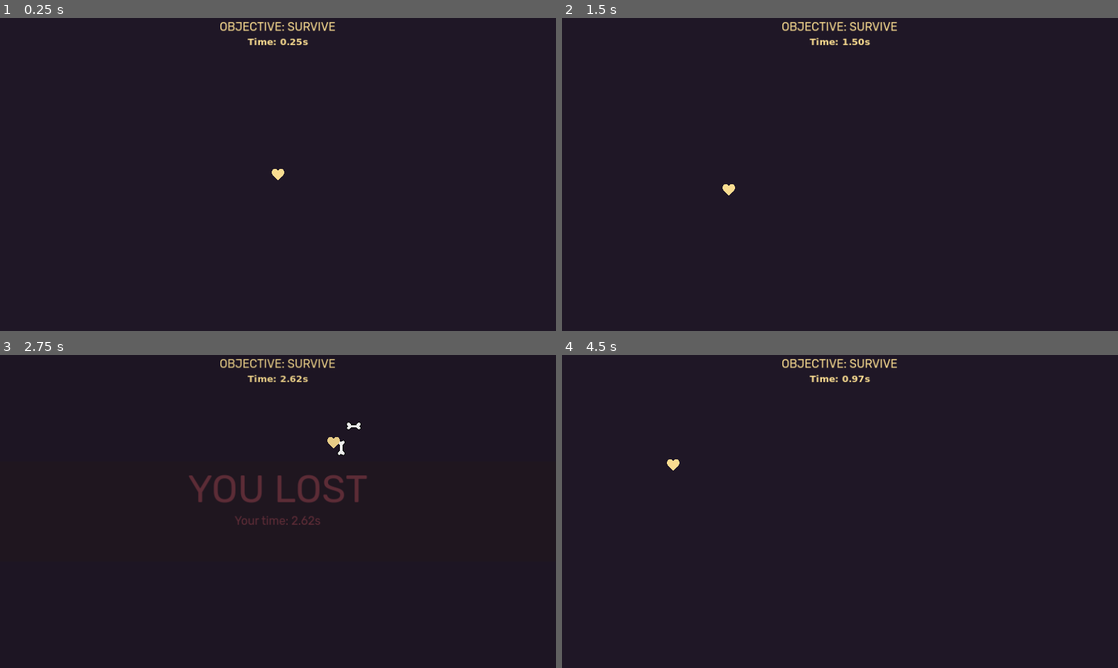
Above: before the commit, frames 1-4 (two rows, left to right).
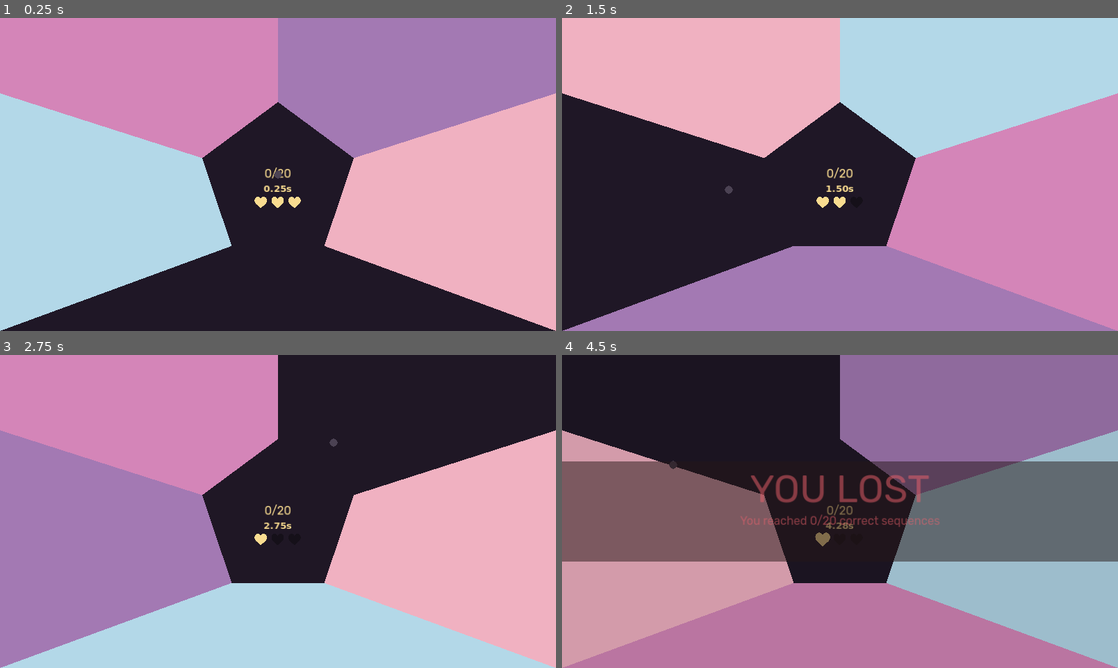
Above: after the commit, the same moments.

Repository: Aurif/gamdev-marathon
Game: Godot game, scene res://scenes/game_5.tscn
Same seed, same stepped clock (60 frames per second), same inputs: the game is played once before the commit and once after it. Before the commit the project starts from res://scenes/game_4.tscn.
Inputs (mouse positions are in pixels of both pictures, inside the frame that each line leads up to):
- Up to frame 1 (0.25 s): no input
- Up to frame 2 (1.5 s): tap Enter at 0.5 s; move the mouse to (962, 158) at 0.52 s; click (962, 158) at 0.67 s; move the mouse to (728, 190) at 1.27 s; click (728, 190) at 1.42 s
- Up to frame 3 (2.75 s): move the mouse to (333, 442) at 2.02 s; click (333, 442) at 2.17 s
- Up to frame 4 (4.5 s): move the mouse to (812, 574) at 2.77 s; click (812, 574) at 2.92 s; tap Enter at 3.5, 4.25 s; move the mouse to (1006, 558) at 3.52 s; click (1006, 558) at 3.67 s; move the mouse to (673, 464) at 4.27 s; click (673, 464) at 4.42 s

The runs differ from the first frame. In frame 1, 76% of the frame differs, in the area x 0-100%, y 0-100%; in frame 2, 71%; in frame 3, 75%; in frame 4, 76%.

Commit message:
G5 - inner mechanics

Diff:
--- /dev/null
+++ b/game/game-specific/game_5/game_5.gd
@@ -0,0 +1,71 @@
+extends Node
+
+@export var polygons: Array[Polygon2D]
+@export var colors: Dictionary
+@export var n_health_controller: MolHealthController
+@export var n_label_score: Label
+@export var n_label_time: Label
+@export var n_fail_screen: MolFailScreen
+@export var n_win_screen: MolWinScreen
+
+var sequence: Array
+var score: int = 0
+var current_step: int = 0
+var last_sector: Node
+
+func _ready() -> void:
+	randomize_sequence()
+	randomize_colors()
+	$TimerSimple.start_timer()
+
+func _process(delta: float) -> void:
+	n_label_score.text = str(score)+"/20"
+	n_label_time.text = $TimerSimple.current_time_formatted()
+
+
+func randomize_sequence() -> void:
+	var sequnce_keys = colors.keys()
+	sequnce_keys.shuffle()
+	print(sequnce_keys)
+	sequence = sequnce_keys.map(func(x): return colors[x])
+
+func randomize_colors() -> void:
+	polygons.shuffle()
+	var i = 0
+	for poly in polygons:
+		if poly == last_sector:
+			poly.color = Color.TRANSPARENT
+			continue
+
+		if i < len(colors.values()):
+			poly.color = colors.values()[i]
+		else:
+			poly.color = Color.TRANSPARENT
+		i+=1
+
+func on_sector_selected(sector: Node) -> void:
+	last_sector = sector
+	if sector.color == Color.TRANSPARENT:
+		return
+
+	if sector.color == sequence[current_step]:
+		$SoundCorrect.play()
+		current_step += 1
+		if current_step >= len(sequence):
+			current_step = 0
+			score += 1
+		if score >= 20:
+			on_win()
+	else:
+		$SoundIncorrect.play()
+		n_health_controller.take_damage()
+
+	randomize_colors()
+
+func on_win() -> void:
+	$SoundSuccess.play()
+	n_win_screen.show_screen("Your time: "+$TimerSimple.current_time_formatted())
+
+func on_death() -> void:
+	$SoundDeath.play()
+	n_fail_screen.show_screen("You reached "+str(score)+"/20 correct sequences")
--- /dev/null
+++ b/game/game-specific/game_5/on_mouse_over.gd
@@ -0,0 +1,9 @@
+extends Node
+
+@export var game: Node
+
+func _ready() -> void:
+	(get_parent() as Area2D).mouse_entered.connect(_on_mouse_entered)
+
+func _on_mouse_entered() -> void:
+	game.on_sector_selected(get_parent().get_node("Polygon2D"))
--- a/game/project.godot
+++ b/game/project.godot
@@ -11,7 +11,7 @@
 [application]
 
 config/name="Game"
-run/main_scene="res://scenes/game_4.tscn"
+run/main_scene="res://scenes/game_5.tscn"
 config/features=PackedStringArray("4.3", "GL Compatibility")
 config/icon="res://icon.svg"
 
--- a/game/scenes/game_2.tscn
+++ b/game/scenes/game_2.tscn
@@ -56,6 +56,21 @@
 "RESET": SubResource("Animation_vcdme")
 }
 
+[sub_resource type="Animation" id="Animation_fprnn"]
+length = 0.001
+tracks/0/type = "value"
+tracks/0/imported = false
+tracks/0/enabled = true
+tracks/0/path = NodePath(".:offset_x")
+tracks/0/interp = 1
+tracks/0/loop_wrap = true
+tracks/0/keys = {
+"times": PackedFloat32Array(0),
+"transitions": PackedFloat32Array(1),
+"update": 1,
+"values": [0]
+}
+
 [sub_resource type="Animation" id="Animation_c7kwh"]
 resource_name = "move"
 length = 2.0
@@ -73,12 +88,19 @@
 "values": [0, 100, 0, -100, 0]
 }
 
-[sub_resource type="Animation" id="Animation_fprnn"]
+[sub_resource type="AnimationLibrary" id="AnimationLibrary_rnx00"]
+_data = {
+"RESET": SubResource("Animation_fprnn"),
+"move": SubResource("Animation_c7kwh")
+}
+
+[sub_resource type="Animation" id="Animation_qjxvh"]
 length = 0.001
-tracks/0/type = "value"
-tracks/0/imported = false
-tracks/0/enabled = true
-tracks/0/path = NodePath(".:offset_x")
+loop_mode = 2
+tracks/0/type = "value"
+tracks/0/imported = false
+tracks/0/enabled = true
+tracks/0/path = NodePath(".:offset_y")
 tracks/0/interp = 1
 tracks/0/loop_wrap = true
 tracks/0/keys = {
@@ -88,12 +110,6 @@
 "values": [0]
 }
 
-[sub_resource type="AnimationLibrary" id="AnimationLibrary_rnx00"]
-_data = {
-"RESET": SubResource("Animation_fprnn"),
-"move": SubResource("Animation_c7kwh")
-}
-
 [sub_resource type="Animation" id="Animation_tmk0t"]
 resource_name = "move"
 length = 2.0
@@ -109,22 +125,6 @@
 "transitions": PackedFloat32Array(1.5, 0.75, 1.5, 0.75, 2),
 "update": 0,
 "values": [0, 30, 0, -30, 0]
-}
-
-[sub_resource type="Animation" id="Animation_qjxvh"]
-length = 0.001
-loop_mode = 2
-tracks/0/type = "value"
-tracks/0/imported = false
-tracks/0/enabled = true
-tracks/0/path = NodePath(".:offset_y")
-tracks/0/interp = 1
-tracks/0/loop_wrap = true
-tracks/0/keys = {
-"times": PackedFloat32Array(0),
-"transitions": PackedFloat32Array(1),
-"update": 1,
-"values": [0]
 }
 
 [sub_resource type="AnimationLibrary" id="AnimationLibrary_lvo4q"]
@@ -281,7 +281,6 @@
 offset_bottom = 432.0
 grow_horizontal = 1
 grow_vertical = 1
-scale = Vector2(1, 1)
 
 [connection signal="onDeath" from="HealthController" to="Game2" method="_on_death"]
 [connection signal="body_exited" from="Area2D" to="Game2" method="_on_ball_exit"]
--- /dev/null
+++ b/game/scenes/game_5.tscn
@@ -0,0 +1,187 @@
+[gd_scene load_steps=16 format=3 uid="uid://bq7ajrl023hlh"]
+
+[ext_resource type="PackedScene" uid="uid://ju7maq1qeu40" path="res://common/molecules/background.tscn" id="1_12ma6"]
+[ext_resource type="Script" path="res://game-specific/game_5/game_5.gd" id="1_lwdai"]
+[ext_resource type="AudioStream" uid="uid://bao14ihsqfb34" path="res://assets/sfx/click.ogg" id="2_yorv3"]
+[ext_resource type="PackedScene" uid="uid://b1oi3lp3bg65g" path="res://common/molecules/health_controller/health_controller.tscn" id="3_2ykgk"]
+[ext_resource type="PackedScene" uid="uid://cdo5hamcxy2ol" path="res://common/molecules/win_screen/win_screen.tscn" id="3_l87ph"]
+[ext_resource type="AudioStream" uid="uid://uab6k4wyov1f" path="res://assets/sfx/wrong.ogg" id="3_nlk2w"]
+[ext_resource type="PackedScene" uid="uid://bgljbplcpnwd5" path="res://common/atoms/timer_simple/timer_simple.tscn" id="4_maunw"]
+[ext_resource type="PackedScene" uid="uid://chynyknwob2sv" path="res://common/atoms/sprite_circle/sprite_circle.tscn" id="4_v1y6j"]
+[ext_resource type="AudioStream" uid="uid://pxya3q4x5gmu" path="res://assets/sfx/mini_explosion.ogg" id="5_2rd4a"]
+[ext_resource type="AudioStream" uid="uid://rp7b4lyer7li" path="res://assets/sfx/success.ogg" id="5_fh6pc"]
+[ext_resource type="Script" path="res://game-specific/game_5/on_mouse_over.gd" id="5_khi17"]
+[ext_resource type="Theme" uid="uid://c02k6aerkrk2u" path="res://common/atoms/theme.tres" id="7_vyv77"]
+[ext_resource type="PackedScene" uid="uid://clnm2qhttix5m" path="res://common/atoms/move_to_cursor/move_to_cursor.tscn" id="9_gybj5"]
+[ext_resource type="PackedScene" uid="uid://djgstwib3m7n0" path="res://common/molecules/fail_screen/fail_screen.tscn" id="10_8cmja"]
+
+[sub_resource type="SystemFont" id="SystemFont_d6nic"]
+font_names = PackedStringArray("Monospace")
+font_weight = 800
+
+[node name="Root" type="Control"]
+layout_mode = 3
+anchors_preset = 15
+anchor_right = 1.0
+anchor_bottom = 1.0
+grow_horizontal = 2
+grow_vertical = 2
+mouse_filter = 1
+metadata/_edit_lock_ = true
+
+[node name="Game5" type="Node" parent="." node_paths=PackedStringArray("polygons", "n_health_controller", "n_label_score", "n_label_time", "n_fail_screen", "n_win_screen")]
+script = ExtResource("1_lwdai")
+polygons = [NodePath("../Area2D/Polygon2D"), NodePath("../Area2D2/Polygon2D"), NodePath("../Area2D3/Polygon2D"), NodePath("../Area2D4/Polygon2D"), NodePath("../Area2D5/Polygon2D")]
+colors = {
+"Blue": Color(0.705882, 0.847059, 0.909804, 1),
+"Orange": Color(0.945098, 0.694118, 0.756863, 1),
+"Purple": Color(0.639216, 0.478431, 0.705882, 1),
+"Red": Color(0.831373, 0.52549, 0.721569, 1)
+}
+n_health_controller = NodePath("../HealthController")
+n_label_score = NodePath("../Score")
+n_label_time = NodePath("../Time")
+n_fail_screen = NodePath("../FailScreen")
+n_win_screen = NodePath("../WinScreen")
+
+[node name="SoundCorrect" type="AudioStreamPlayer" parent="Game5"]
+stream = ExtResource("2_yorv3")
+
+[node name="SoundIncorrect" type="AudioStreamPlayer" parent="Game5"]
+stream = ExtResource("3_nlk2w")
+
+[node name="TimerSimple" parent="Game5" instance=ExtResource("4_maunw")]
+
+[node name="SoundSuccess" type="AudioStreamPlayer" parent="Game5"]
+process_mode = 3
+stream = ExtResource("5_fh6pc")
+volume_db = -9.0
+
+[node name="SoundDeath" type="AudioStreamPlayer" parent="Game5"]
+process_mode = 3
+stream = ExtResource("5_2rd4a")
+pitch_scale = 0.8
+
+[node name="Background" parent="." instance=ExtResource("1_12ma6")]
+layout_mode = 1
+metadata/_edit_lock_ = true
+
+[node name="Score" type="Label" parent="."]
+layout_mode = 1
+anchors_preset = 10
+anchor_right = 1.0
+offset_top = 308.0
+offset_bottom = 342.0
+grow_horizontal = 2
+theme = ExtResource("7_vyv77")
+text = "Objective: survive"
+horizontal_alignment = 1
+uppercase = true
+
+[node name="Time" type="Label" parent="."]
+layout_mode = 1
+anchors_preset = 10
+anchor_right = 1.0
+offset_top = 341.0
+offset_bottom = 375.0
+grow_horizontal = 2
+theme = ExtResource("7_vyv77")
+theme_override_fonts/font = SubResource("SystemFont_d6nic")
+theme_override_font_sizes/font_size = 19
+text = "Time: 12.233s"
+horizontal_alignment = 1
+
+[node name="HealthController" parent="." instance=ExtResource("3_2ykgk")]
+layout_mode = 1
+
+[node name="HBoxContainer" parent="HealthController" index="1"]
+offset_top = 370.0
+offset_bottom = 370.0
+
+[node name="FailScreen" parent="." instance=ExtResource("10_8cmja")]
+process_mode = 3
+layout_mode = 1
+mouse_filter = 2
+metadata/_edit_lock_ = true
+
+[node name="WinScreen" parent="." instance=ExtResource("3_l87ph")]
+layout_mode = 1
+mouse_filter = 2
+metadata/_edit_lock_ = true
+
+[node name="Area2D" type="Area2D" parent="."]
+
+[node name="Polygon2D" type="Polygon2D" parent="Area2D"]
+color = Color(0.705882, 0.847059, 0.909804, 1)
+polygon = PackedVector2Array(1152, 156, 1152, 0, 576, 0, 576, 174, 733, 290)
+
+[node name="CollisionPolygon2D" type="CollisionPolygon2D" parent="Area2D"]
+polygon = PackedVector2Array(1152, 156, 1152, 0, 576, 0, 576, 174, 733, 290)
+
+[node name="OnMouseOver" type="Node" parent="Area2D" node_paths=PackedStringArray("game")]
+script = ExtResource("5_khi17")
+game = NodePath("../../Game5")
+
+[node name="Area2D2" type="Area2D" parent="."]
+
+[node name="CollisionPolygon2D" type="CollisionPolygon2D" parent="Area2D2"]
+polygon = PackedVector2Array(0, 156, 0, 0, 576, 0, 576, 174, 419, 290)
+
+[node name="Polygon2D" type="Polygon2D" parent="Area2D2"]
+color = Color(0.945098, 0.694118, 0.756863, 1)
+polygon = PackedVector2Array(0, 156, 0, 0, 576, 0, 576, 174, 419, 290)
+
+[node name="OnMouseOver" type="Node" parent="Area2D2" node_paths=PackedStringArray("game")]
+script = ExtResource("5_khi17")
+game = NodePath("../../Game5")
+
+[node name="Area2D3" type="Area2D" parent="."]
+
+[node name="CollisionPolygon2D" type="CollisionPolygon2D" parent="Area2D3"]
+polygon = PackedVector2Array(1152, 156, 1152, 648, 672, 472, 733, 290)
+
+[node name="Polygon2D" type="Polygon2D" parent="Area2D3"]
+color = Color(0.831373, 0.52549, 0.721569, 1)
+polygon = PackedVector2Array(1152, 156, 1152, 648, 672, 472, 733, 290)
+
+[node name="OnMouseOver" type="Node" parent="Area2D3" node_paths=PackedStringArray("game")]
+script = ExtResource("5_khi17")
+game = NodePath("../../Game5")
+
+[node name="Area2D4" type="Area2D" parent="."]
+
+[node name="CollisionPolygon2D" type="CollisionPolygon2D" parent="Area2D4"]
+polygon = PackedVector2Array(0, 156, 0, 648, 480, 472, 419, 290)
+
+[node name="Polygon2D" type="Polygon2D" parent="Area2D4"]
+color = Color(0.639216, 0.478431, 0.705882, 1)
+polygon = PackedVector2Array(0, 156, 0, 648, 480, 472, 419, 290)
+
+[node name="OnMouseOver" type="Node" parent="Area2D4" node_paths=PackedStringArray("game")]
+script = ExtResource("5_khi17")
+game = NodePath("../../Game5")
+
+[node name="Area2D5" type="Area2D" parent="."]
+
+[node name="CollisionPolygon2D" type="CollisionPolygon2D" parent="Area2D5"]
+polygon = PackedVector2Array(1152, 648, 0, 648, 480, 472, 672, 472)
+
+[node name="Polygon2D" type="Polygon2D" parent="Area2D5"]
+color = Color(0.489956, 0.727546, 0.766998, 1)
+polygon = PackedVector2Array(1152, 648, 0, 648, 480, 472, 672, 472)
+
+[node name="OnMouseOver" type="Node" parent="Area2D5" node_paths=PackedStringArray("game")]
+script = ExtResource("5_khi17")
+game = NodePath("../../Game5")
+
+[node name="Player" type="Node2D" parent="."]
+
+[node name="SpriteCircle" parent="Player" instance=ExtResource("4_v1y6j")]
+modulate = Color(0.294118, 0.258824, 0.32549, 1)
+radius = 8
+
+[node name="MoveToCursor" parent="Player" instance=ExtResource("9_gybj5")]
+
+[connection signal="onDeath" from="HealthController" to="Game5" method="on_death"]
+
+[editable path="HealthController"]
